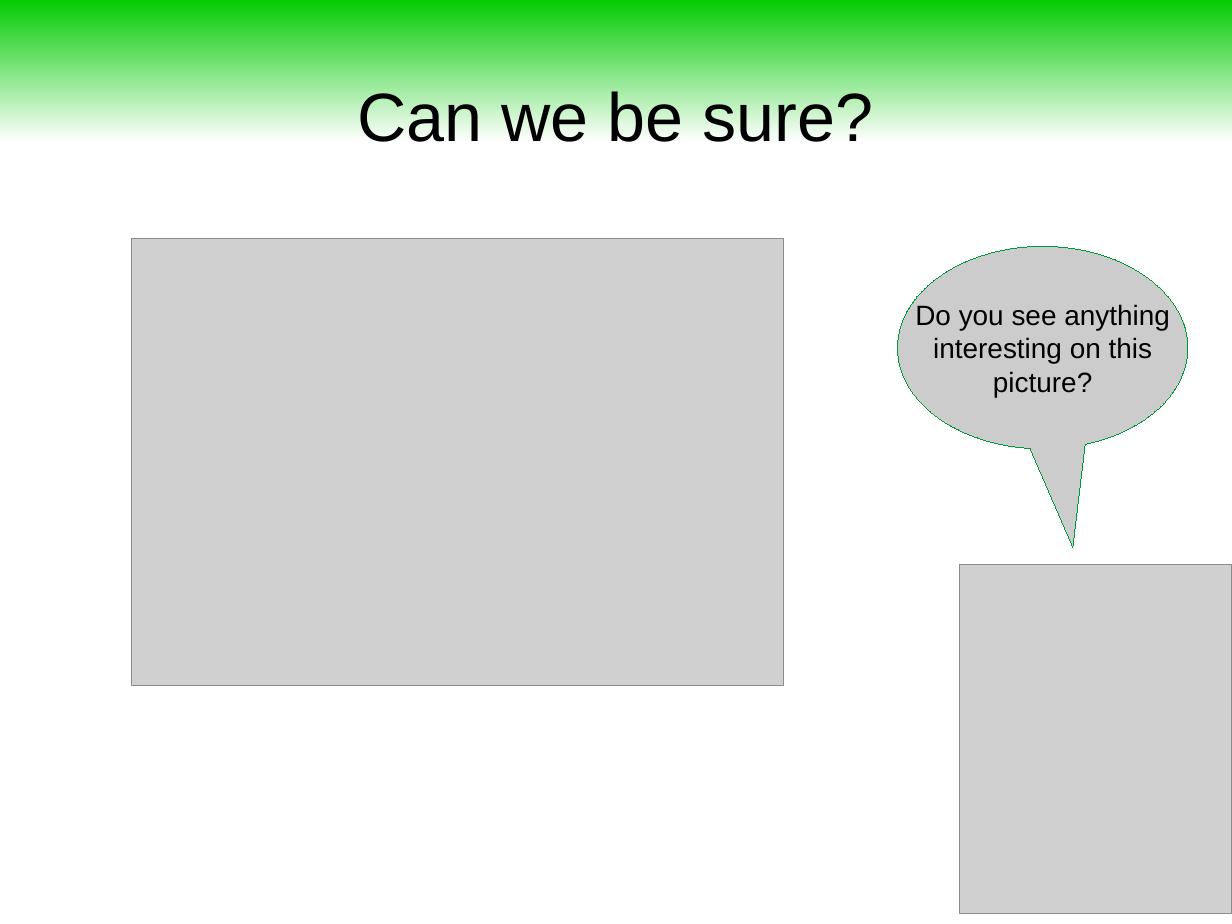
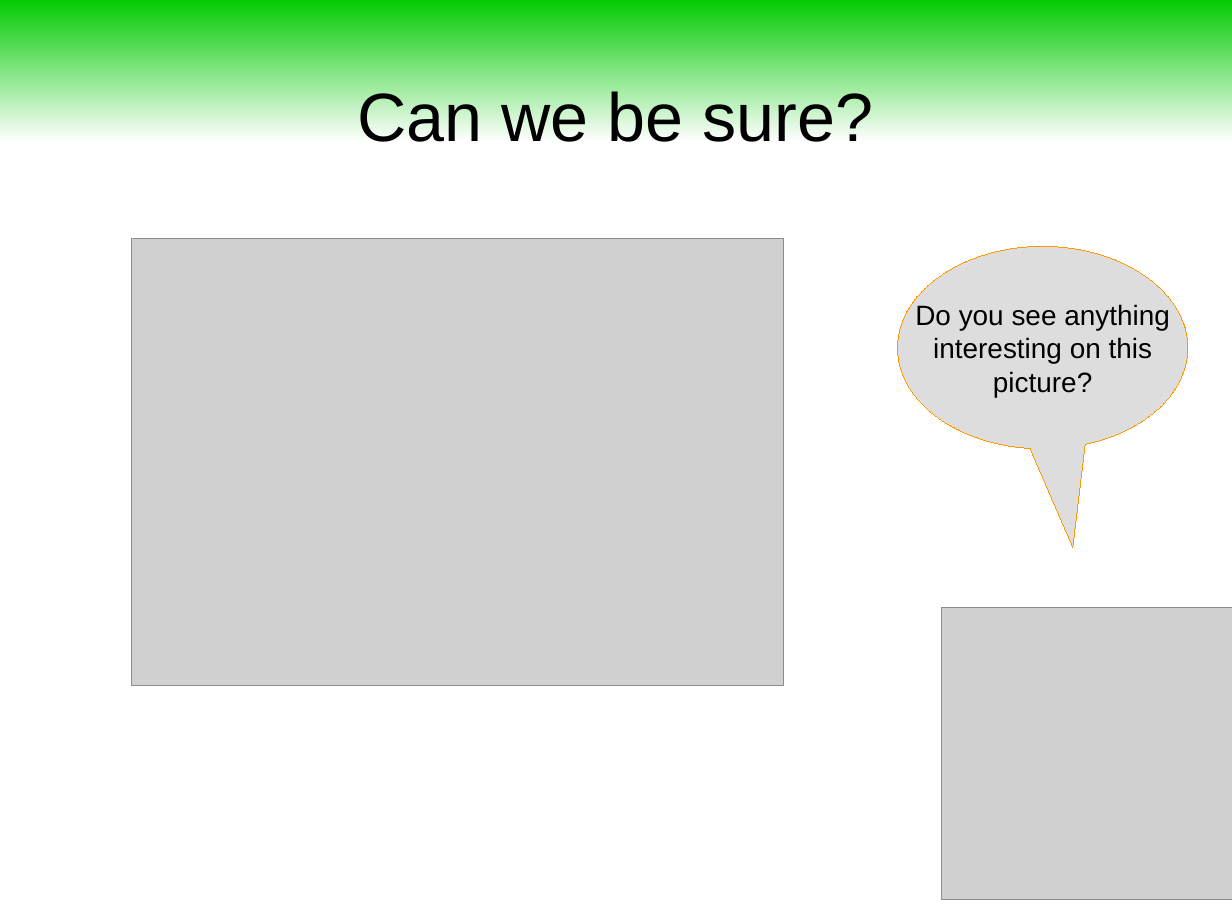
Before and after one commit to maivincent/MISE_presentations, a slide deck: slide 8 of step2_3_Lane_filter.odp. Drawn at 1232x924 pixels with LibreOffice and Linux fonts; fonts in the diff are those of the drawing; grey boxes stand for pictures. Boxes give left, top, right and bottom in pixels: in the first picture for what was removed or moved away, otherwise in the second. Text is boxed around its words. In the diff, an @@ line names an element or a change of style, - is before the commit and + after.

```diff
--- a/step2_3_Lane_filter.odp
+++ b/step2_3_Lane_filter.odp
@@ speech bubble "Do you see anything interesting ..." at (898, 246, 1188, 448): fill #CCCCCC to #DDDDDD; outline #009933 0 pt to #FF9900 0 pt @@
@@ picture: place and size @@
-picture at (959, 565, 1232, 913)
+picture at (942, 607, 1232, 899)
```
Also in this commit, not shown: 4 other slides changed, 5 other files.
